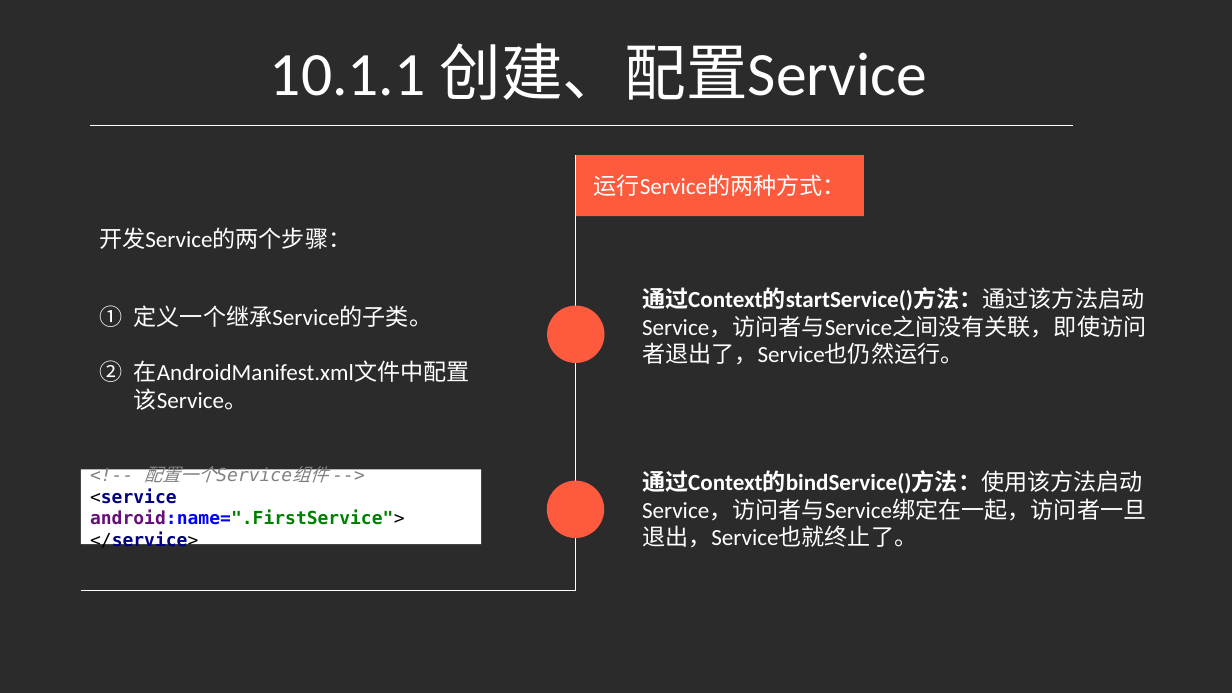
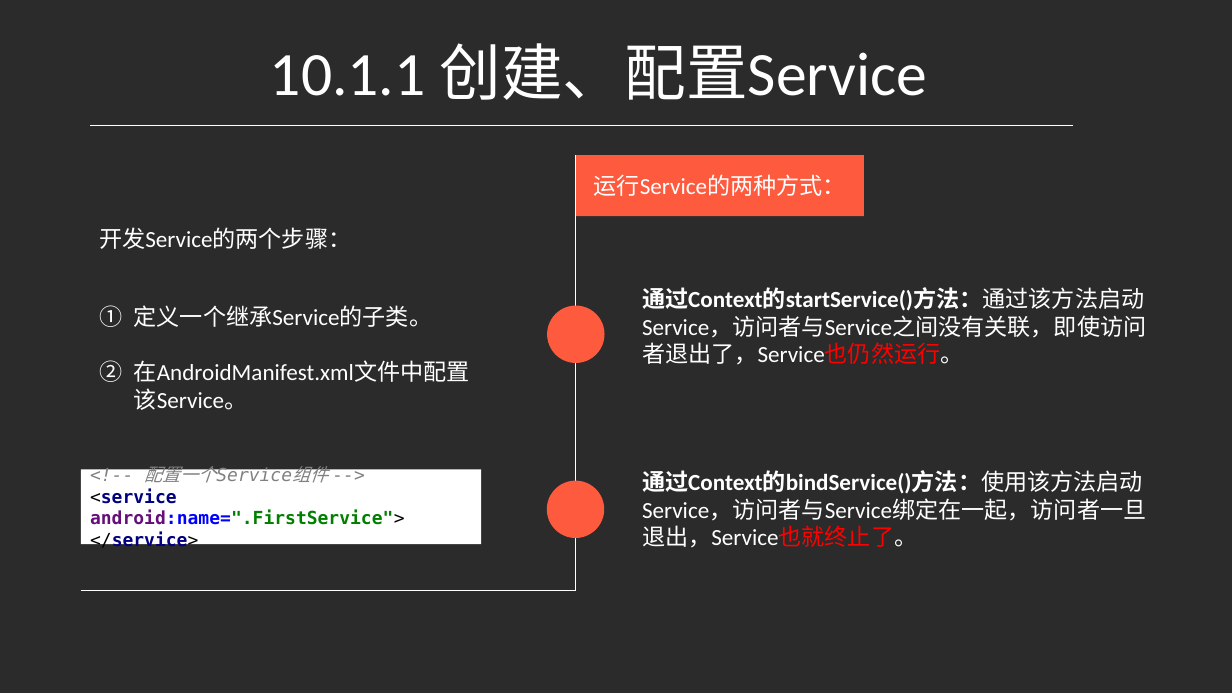
Before and after one commit to djuanbei/18Android1, a slide deck: slide 4 of ppt/ch10.pptx. Drawn at 1232x693 pixels with LibreOffice and Linux fonts; fonts in the diff are those of the drawing; background and template pictures are left out; a plain dark background stands for a picture behind light text. Boxes give left, top, right and bottom in pixels: in the first picture for what was removed or moved away, otherwise in the second. Text is boxed around its words. In the diff, an @@ line names an element or a change of style, - is before the commit and + after.

```diff
--- a/ppt/ch10.pptx
+++ b/ppt/ch10.pptx
@@ text "通过Context的startService()方法：通过该方法启动Service，访问者与Service之间没有关联， ..." at box(642, 287, 1146, 364): text colour #FFFFFF to #FF0000 in "通过Context的startService()方法：通过该方法启动Service，访问者与Service之间没有关联， ..." @@
@@ text "通过Context的bindService()方法：使用该方法启动Service，访问者与Service绑定在一起，访问 ..." at box(642, 470, 1146, 547): text colour #FFFFFF to #FF0000 in "通过Context的bindService()方法：使用该方法启动Service，访问者与Service绑定在一起，访问 ..." @@
```
Also in this commit, not shown: 2 other slides changed, 1 slide added, 1 other file.
